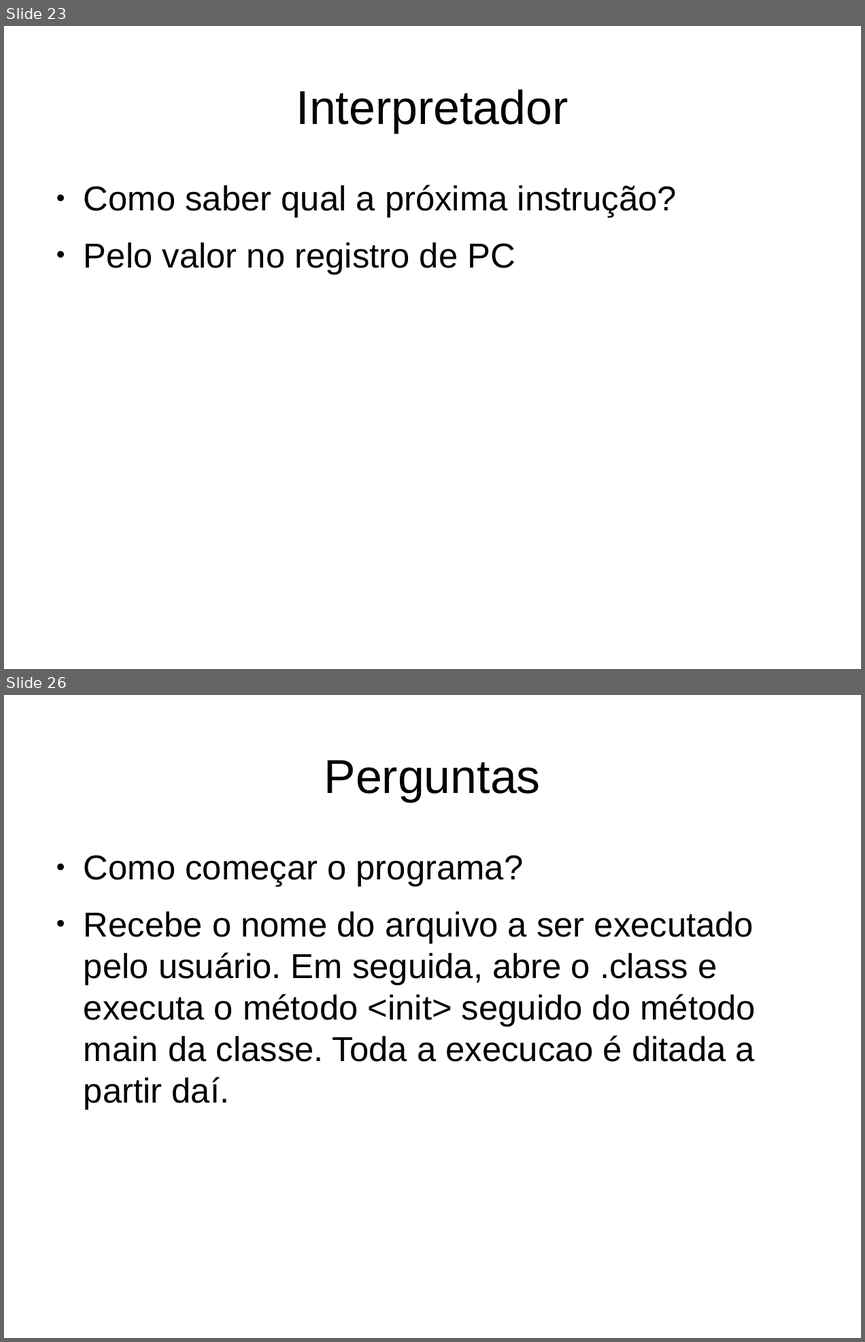
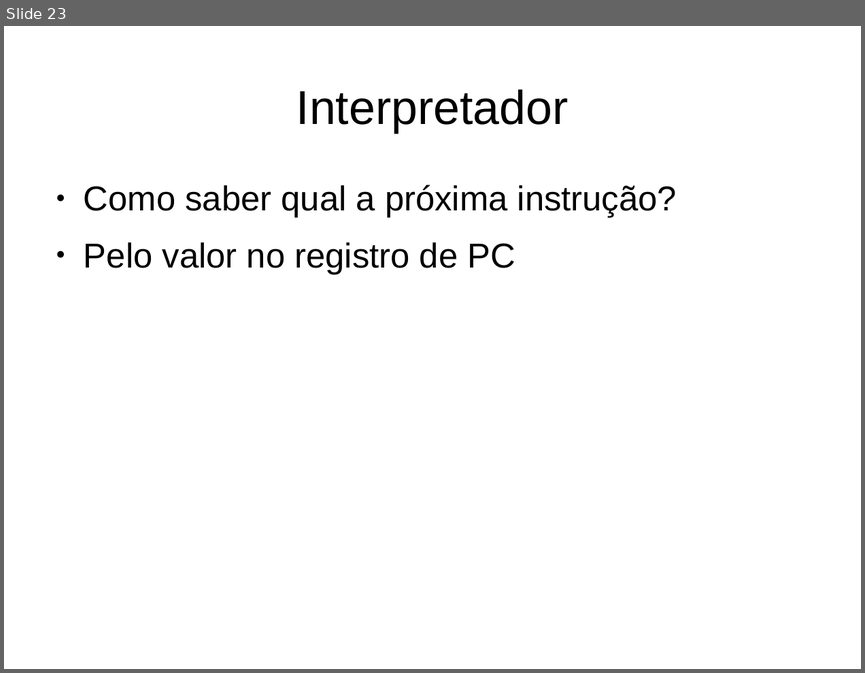
Before and after one commit to gabrielmm1234/jvm-sb, a slide deck: projetoLogico/apresentacao.odp. Shown one above the other, each under a label of ours: slides 23 and 26 before the commit, slide 23 after it; the slides between them are not shown. The pictures are 865x1342 and 865x673 pixels, drawn with LibreOffice and Linux fonts; fonts in the diff are those of the drawing. Boxes give left, top, right and bottom in pixels: in the first picture for what was removed or moved away, otherwise in the second. Text is boxed around its words. In the diff, an @@ line names an element or a change of style, - is before the commit and + after.

```diff
--- a/projetoLogico/apresentacao.odp
+++ b/projetoLogico/apresentacao.odp
@@ slide 26 removed at <box>4,695,861,1338</box>, background #FFFFFF @@
@@ title removed at <box>324,760,541,802</box> @@
-Perguntas
@@ text removed at <box>84,855,755,1109</box> @@
-● Como começar o programa?
-● Recebe o nome do arquivo a ser executado pelo usuário. Em seguida, abre o .class e executa o método <init> seguido do método main da classe. Toda a execucao é ditada a partir daí.
```
Also in this commit, not shown: 5 slides changed, 2 other slides removed.
